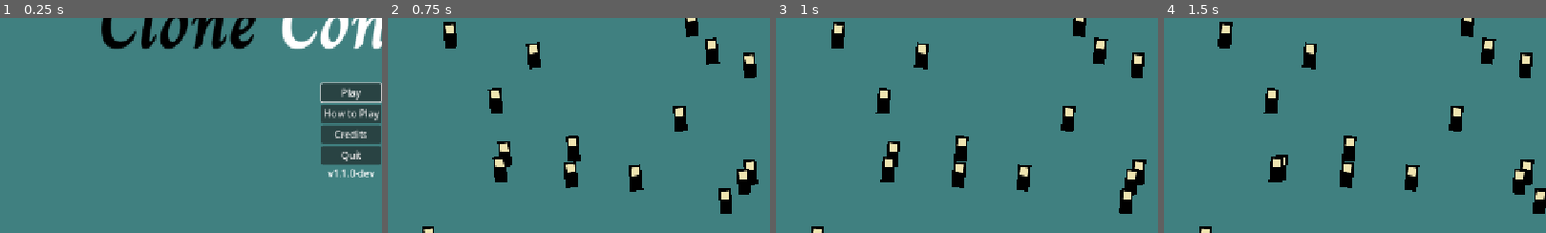
Above: before the commit, frames 1-4 (left to right).
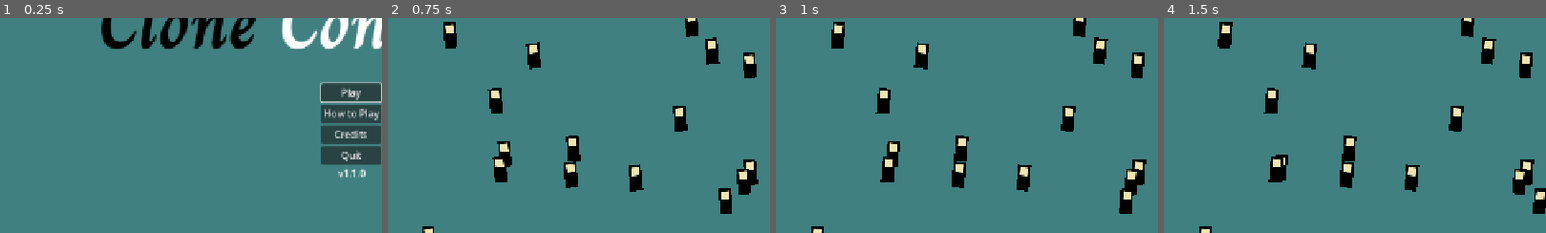
Above: after the commit, the same moments.

Repository: friedev/clone-convention
Game: Godot game, scene res://scenes/main.tscn
The game is run twice, just before and just after one commit, with the same random seed, the same clock (stepped at 60 frames per second) and the same inputs.
Inputs:
- Up to frame 1 (0.25 s): no input
- Up to frame 2 (0.75 s): click "Play" at 0.5 s
- Up to frame 3 (1 s): no input
- Up to frame 4 (1.5 s): no input
The pictures show only the part of the screen within x 4-54%, y 38-88%; the shares and areas given below are measured in that part.

The runs differ from the first frame. In frame 1, 0.3% of the frame differs, in the area x 85-98%, y 70-75%; in frame 2, nothing differs; in frame 3, nothing differs; in frame 4, nothing differs.

Commit message:
Release 1.1.0

Diff:
--- a/project.godot
+++ b/project.godot
@@ -11,7 +11,7 @@
 [application]
 
 config/name="Clone Convention"
-config/version="1.1.0-dev"
+config/version="1.1.0"
 run/main_scene="uid://l8iygfqprflp"
 config/features=PackedStringArray("4.4", "GL Compatibility")
 config/icon="uid://d2vdilt18for7"
Not shown, added: CHANGELOG.md
